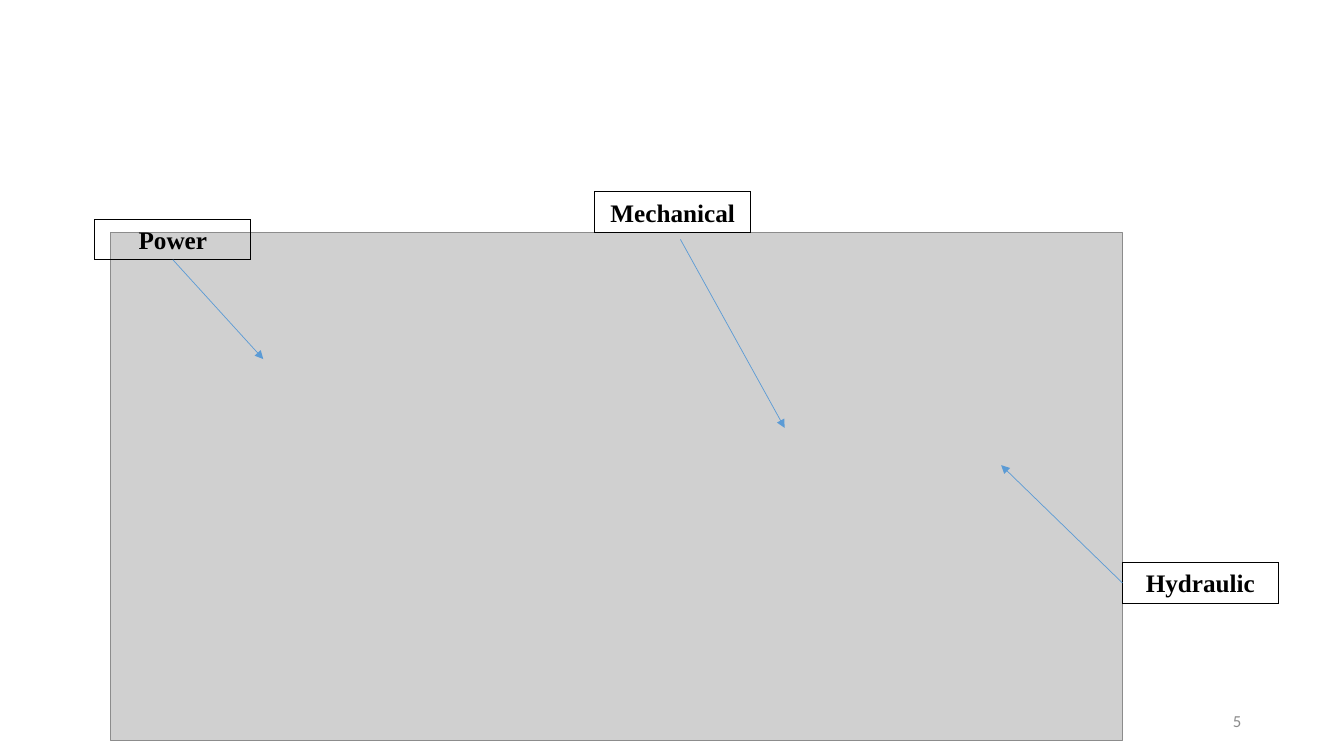
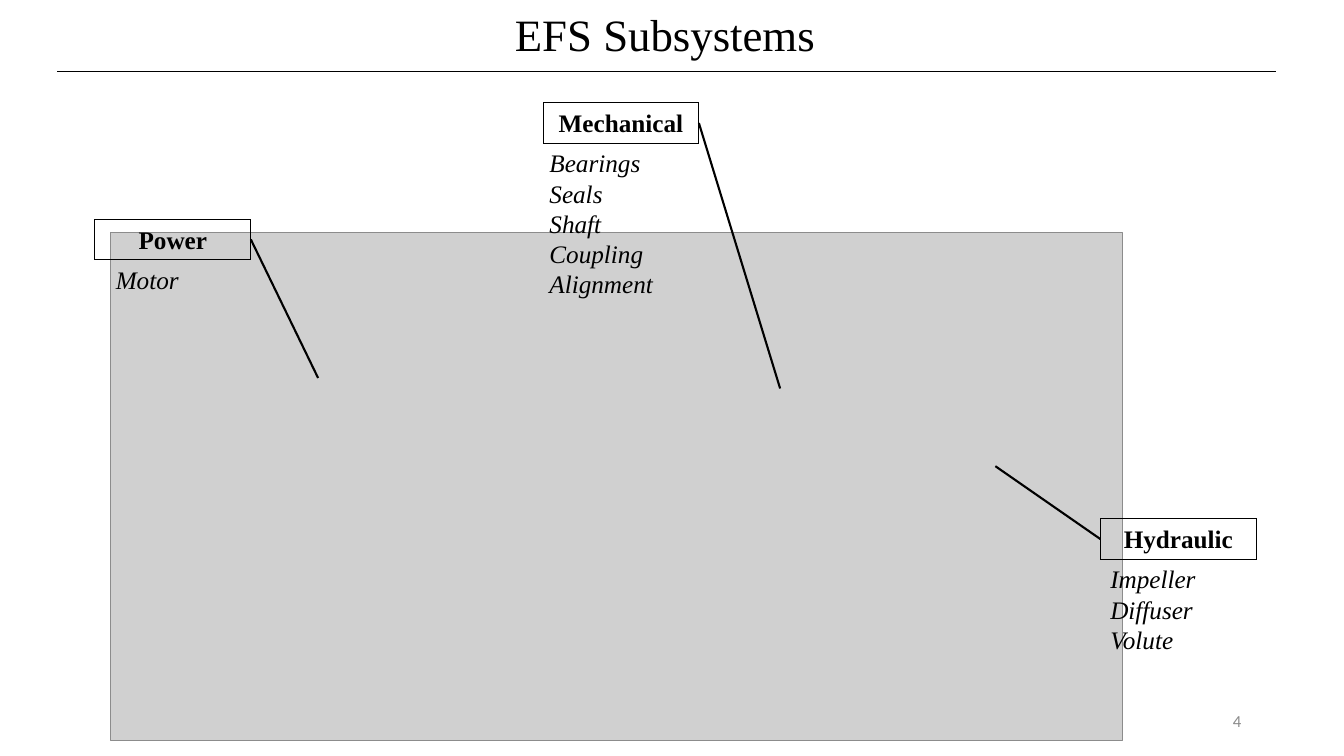
Before and after one commit to psas/electric-feed-system-prototype, a slide deck: slide 4 of Docs/Presentations/Slides/#5 design and subsystems.pptx (slide 5 before the commit). Drawn at 1344x756 pixels with LibreOffice and Linux fonts; fonts in the diff are those of the drawing; grey boxes stand for pictures. Boxes give left, top, right and bottom in pixels: in the first picture for what was removed or moved away, otherwise in the second. Text is boxed around its words. In the diff, an @@ line names an element or a change of style, - is before the commit and + after.

```diff
--- a/Docs/Presentations/Slides/#5 design and subsystems.pptx
+++ b/Docs/Presentations/Slides/#5 design and subsystems.pptx
@@ text added at bbox=[515, 20, 815, 61], 32 pt, text #000000 @@
+EFS Subsystems
@@ line added from (57, 71) to (1276, 71), #000000 0.5 pt @@
@@ rectangle "Mechanical": place and size @@
-rectangle "Mechanical" at bbox=[595, 192, 751, 232]
+rectangle "Mechanical" at bbox=[543, 103, 700, 143]
@@ line added from (699, 123) to (780, 388), #000000 1.5 pt @@
@@ text added at bbox=[549, 155, 652, 299], 18 pt, text #000000, italic @@
+Bearings
+Seals
+Shaft
+Coupling
+Alignment
@@ arrow moved from (173, 260) - (263, 359) to (251, 240) - (319, 378) @@
@@ arrow (251, 240) - (319, 378): arrow to line; stroke #5B9BD5 0.5 pt to #000000 1.5 pt @@
@@ arrow removed from (681, 240) to (784, 429) @@
@@ text added at bbox=[116, 272, 179, 290], 18 pt, text #000000, italic @@
+Motor
@@ arrow moved from (1123, 583) - (1001, 465) to (1101, 539) - (996, 466) @@
@@ arrow (1101, 539) - (996, 466): arrow to line; stroke #5B9BD5 0.5 pt to #000000 1.5 pt @@
@@ rectangle "Hydraulic": place and size @@
-rectangle "Hydraulic" at bbox=[1123, 563, 1279, 603]
+rectangle "Hydraulic" at bbox=[1101, 519, 1257, 560]
@@ text added at bbox=[1110, 569, 1195, 655], 18 pt, text #000000, italic @@
+Impeller
+Diffuser
+Volute
@@ page number at bbox=[1233, 716, 1241, 727]: text changed @@
-5
+4
```
Also in this commit, not shown: 3 other slides changed, 1 slide added.
